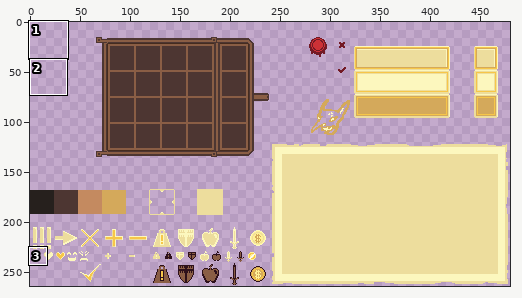
Two versions of one sprite sheet, assets/ui_sheet.png. The first picture is a wide view before the edit; the outline marks the close-up.
Close-up. As it was:
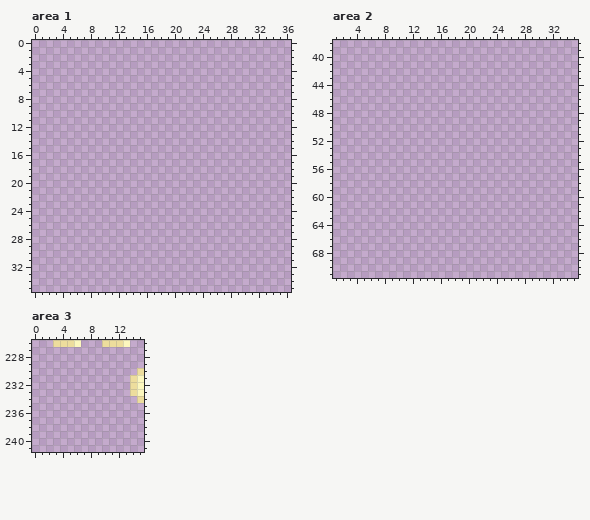
The file is 480x264 pixels. Shown: area 1: x 0..36, y 0..35; area 2: x 1..35, y 38..71; area 3: x 0..15, y 226..241.
Now the later version:
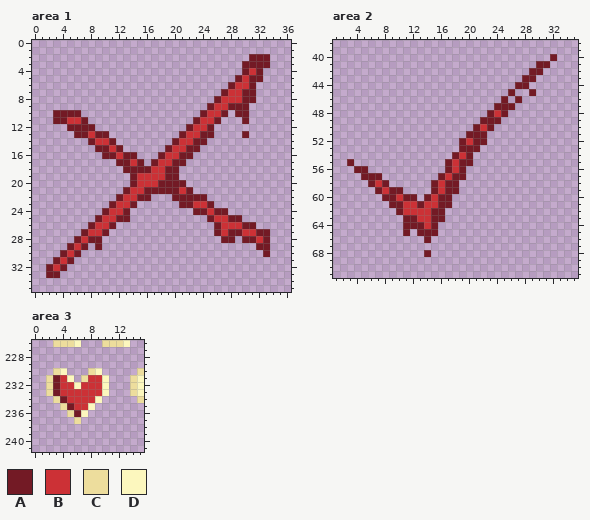
Palette (. is transparent): A #731a25  B #cc3136  C #eddd9d  D #fcf7be
From old to new:
Area 1:
y 2: x 31..33 ... -> AAA
y 3: x 30..33 .... -> AAAA
y 4: x 30..32 ... -> ABA
y 5: x 29..32 .... -> ABAA
y 6: x 28..31 .... -> ABBA
y 7: x 27..31 ..... -> ABBAA
y 8: x 26..31 ...... -> ABBBAA
y 9: x 25..30 ...... -> ABBAAA
y 10: x 3..6 .... -> AAAA; x 24..27 .... -> ABBA; x 29..30 .. -> AA
y 11: x 3..7 ..... -> AABBA; x 23..26 .... -> ABBA; x 30 . -> A
y 12: x 5..8 .... -> AAAA; x 22..25 .... -> ABBA
y 13: x 6..10 ..... -> AABAA; x 21..25 ..... -> ABBAA; x 30 . -> A
y 14: x 8..11 .... -> ABBA; x 20..24 ..... -> ABBAA
y 15: x 9..12 .... -> AABA; x 19..23 ..... -> ABBAA
y 16: x 10..14 ..... -> AABAA; x 18..22 ..... -> ABBAA
y 17: x 12..15 .... -> AABA; x 17..21 ..... -> ABBAA
y 18: x 13..20 ........ -> AAAABBAA
y 19: x 14..20 ....... -> ABBBBAA
y 20: x 14..21 ........ -> ABBBAAAA
y 21: x 13..22 .......... -> ABBAAAAABA
y 22: x 12..16 ..... -> ABBAA; x 20..24 ..... -> AAAAA
y 23: x 11..14 .... -> ABBA; x 21..25 ..... -> AABBA
y 24: x 10..13 .... -> ABBA; x 23..27 ..... -> AABAA
y 25: x 9..13 ..... -> ABBAA; x 25..29 ..... -> ABBAA
y 26: x 8..11 .... -> ABBA; x 26..31 ...... -> ABBBAA
y 27: x 7..10 .... -> ABBA; x 26..33 ........ -> ABAABBAA
y 28: x 6..9 .... -> ABAA; x 27..28 .. -> AA; x 30..33 .... -> AABA
y 29: x 5..7 ... -> ABA; x 9 . -> A; x 32..33 .. -> AA
y 30: x 4..6 ... -> ABA; x 33 . -> A
y 31: x 3..5 ... -> ABA
y 32: x 2..4 ... -> ABA
y 33: x 2..3 .. -> AA
Area 2:
y 40: x 32 . -> A
y 41: x 30..31 .. -> AA
y 42: x 29..30 .. -> AA
y 43: x 28..29 .. -> AA
y 44: x 27..28 .. -> AA
y 45: x 26 . -> A; x 29 . -> A
y 46: x 25 . -> A; x 27 . -> A
y 47: x 24..26 ... -> AAA
y 48: x 23..25 ... -> ABA
y 49: x 22..24 ... -> AAA
y 50: x 21..23 ... -> ABA
y 51: x 20..22 ... -> AAA
y 52: x 19..22 .... -> ABAA
y 53: x 19..21 ... -> AAA
y 54: x 18..20 ... -> ABA
y 55: x 3 . -> A; x 17..20 .... -> ABAA
y 56: x 4..5 .. -> AA; x 17..19 ... -> ABA
y 57: x 5..7 ... -> AAA; x 16..19 .... -> ABAA
y 58: x 6..8 ... -> ABA; x 15..18 .... -> ABAA
y 59: x 7..10 .... -> ABAA; x 15..18 .... -> ABAA
y 60: x 8..12 ..... -> AABAA; x 14..17 .... -> ABAA
y 61: x 9..17 ......... -> AABBABBAA
y 62: x 10..16 ....... -> ABBBBAA
y 63: x 11..16 ...... -> AABBAA
y 64: x 11..15 ..... -> AAABA
y 65: x 11 . -> A; x 13..15 ... -> AAA
y 66: x 14 . -> A
y 68: x 14 . -> A
Area 3:
y 230: x 3..4 .. -> CD; x 8..9 .. -> CD
y 231: x 2..5 .... -> CABD; x 7..10 .... -> CBBD
y 232: x 2..10 ......... -> CABBDBBBD
y 233: x 2..10 ......... -> CABBBBBBD
y 234: x 3..9 ....... -> CABBBBD
y 235: x 4..8 ..... -> CABBD
y 236: x 5..7 ... -> CAD
y 237: x 6 . -> C
